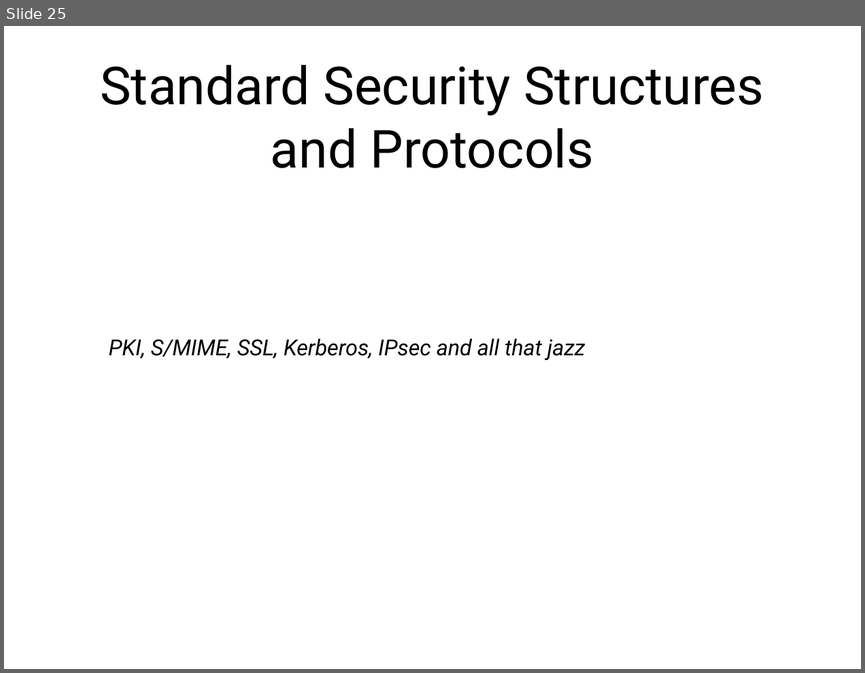
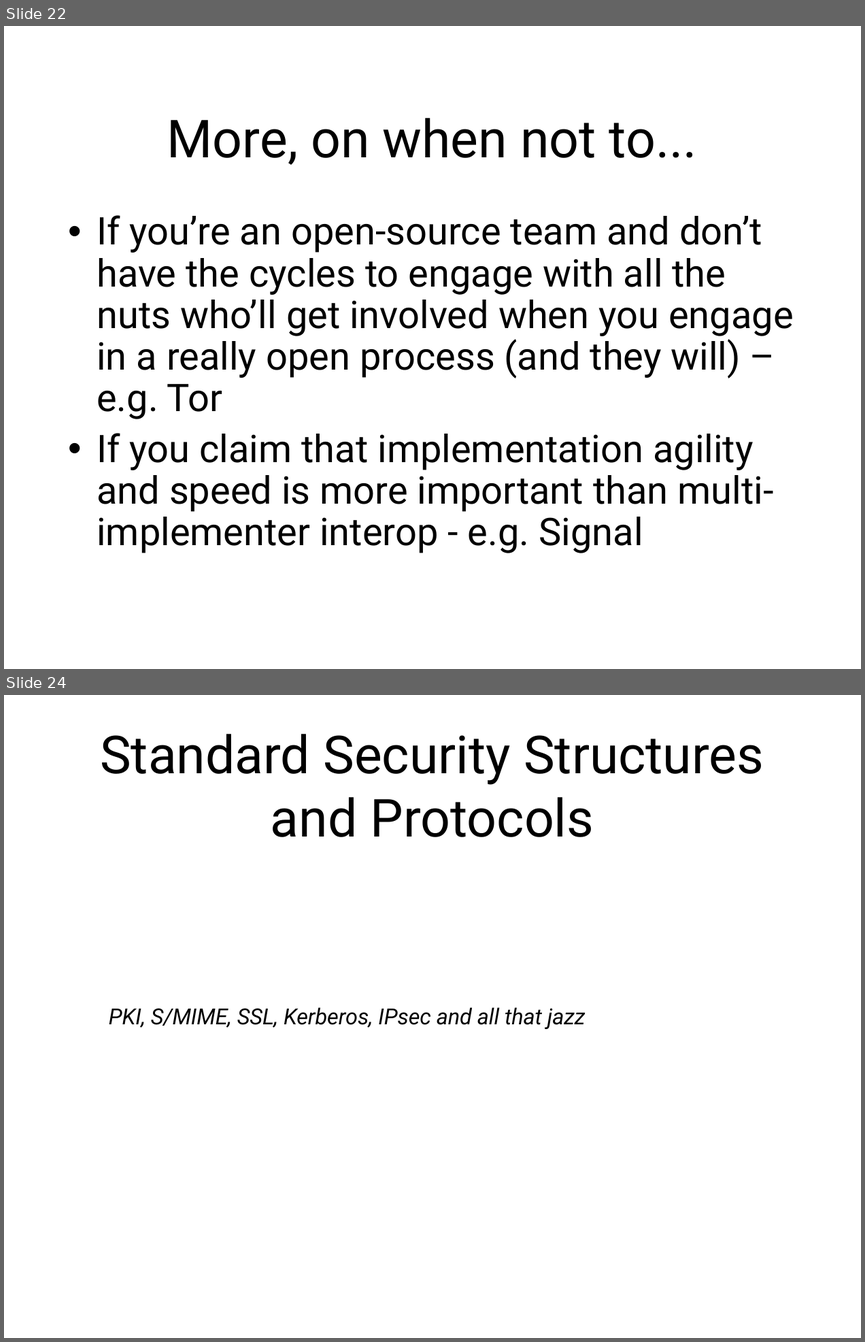
Before and after one commit to sftcd/cs7053, a slide deck: 2016lectures/06-protocols.ppt. Shown one above the other, each under a label of ours: slide 25 before the commit, slides 22 and 24 after it; the slides between them are not shown. The pictures are 865x673 and 865x1342 pixels, drawn with LibreOffice and Linux fonts; fonts in the diff are those of the drawing. Boxes give left, top, right and bottom in pixels: in the first picture for what was removed or moved away, otherwise in the second. Text is boxed around its words. In the diff, an @@ line names an element or a change of style, - is before the commit and + after.

```diff
--- a/2016lectures/06-protocols.ppt
+++ b/2016lectures/06-protocols.ppt
@@ slide 22 added at bbox=[4, 26, 861, 669], background #FFFFFF @@
@@ title added at bbox=[167, 118, 697, 165], 44 pt, text #000000 @@
+More, on when not to...
@@ text added at bbox=[96, 215, 793, 553], 32 pt, text #000000 @@
+• If you’re an open-source team and don’t have the cycles to engage with all the nuts who’ll get involved when you engage in a really open process (and they will) – e.g. Tor
+• If you claim that implementation agility and speed is more important than multi-implementer interop - e.g. Signal
@@ what was slide 25 is now slide 24 @@
```
Also in this commit, not shown: 16 slides changed, 2 slides removed, 2 other files.
